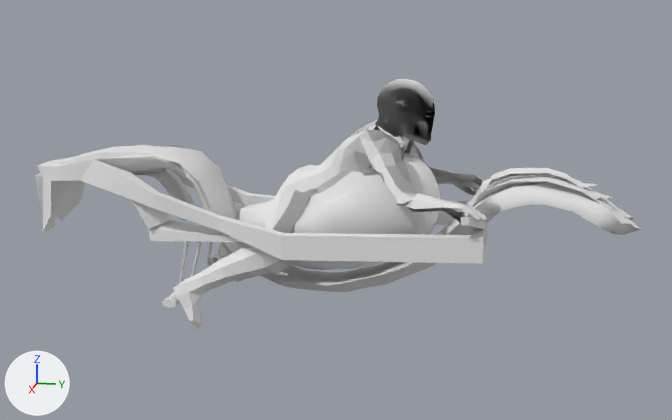
Two versions of the OBJ model data/Models/HardLightBike2.obj, one commit apart.
The view is the same before and after, from a 50 mm lens placed at (8.25, 1.85, 3.23), pointed at (0.0, 0.2, 1.16). Every picture has the same lights, and +X, +Y and +Z are marked at lower left. Where no turn or scale is listed for an object, it has been applied to the vertices. Vertices at the same position are counted once.

In view in the first picture: 'HardLightBike2'.
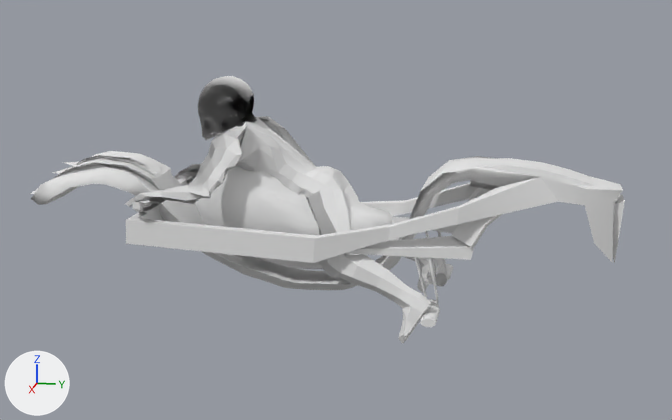
Commit message: Corrected bike lean the correct way for planes, Updated bike obj too

Where the change shows, as pixel boxes (x1, y1, x2, y2) in the pictures (672 x 420 px; the box of a moved part takes in the faces that stretch with it):
'HardLightBike2', reshaped (7% taller)
    before: (35, 79, 641, 329)
    after: (30, 76, 625, 344)
part 1 of me_hardlightbike2, moved or reshaped
    before: (162, 292, 180, 308)
    after: (438, 264, 453, 281)
part 2 of me_hardlightbike2, moved or reshaped
    before: (212, 253, 223, 259)
    after: (420, 306, 440, 327)
part 3 of me_hardlightbike2, moved or reshaped
    before: (35, 145, 641, 292)
    after: (30, 151, 625, 290)
part 4 of me_hardlightbike2, moved or reshaped
    before: (173, 120, 487, 329)
    after: (126, 116, 443, 344)
part 5 of me_hardlightbike2, moved or reshaped
    before: (375, 79, 435, 145)
    after: (198, 76, 257, 140)
part 6 of me_hardlightbike2, added
    after: (425, 231, 448, 286)
part 7 of me_hardlightbike2, added
    after: (415, 257, 439, 308)
part 8 of me_hardlightbike2, deleted
    before: (179, 241, 202, 283)
part 9 of me_hardlightbike2, deleted
    before: (207, 242, 223, 267)
part 10 of me_hardlightbike2, moved or reshaped
    before: (239, 153, 440, 270)
    after: (196, 166, 393, 269)

The change, as a diff of the scene's bpy script:
```diff
--- a/data/Models/HardLightBike2.obj.py
+++ b/data/Models/HardLightBike2.obj.py
@@ me_hardlightbike2 @@
 # used by ob_hardlightbike2; location = (0.0, 0.0, 0.0)
-me_hardlightbike2.from_pydata(...)  # 2151 vertices, 4298 faces; spans x -0.82..0.83, y -2.75..2.92, z 0.18..2.38
+me_hardlightbike2.from_pydata(...)  # 2148 vertices, 4297 faces; spans x -0.82..0.83, y -2.92..2.75, z 0.18..2.38
+# me_hardlightbike2 part 1: the loose piece of 42 vertices spanning x 0.38..0.8, y -1.23..-1.1, z 0.39..0.47 is turned 179.2 degrees about the z axis through the mesh origin
+# me_hardlightbike2 part 2: the loose piece of 42 vertices spanning x -0.82..-0.4, y -1.23..-1.1, z 0.39..0.47 is turned 179.2 degrees about the z axis through the mesh origin
+# me_hardlightbike2 part 3: the loose piece of 532 vertices spanning x -0.8..0.76, y -2.75..2.92, z 0.38..1.68 is turned 179.2 degrees about the z axis through the mesh origin
+# me_hardlightbike2 part 4: the loose piece of 548 vertices spanning x -0.79..0.83, y -1.17..1.61, z 0.18..1.99 is turned 179.2 degrees about the z axis through the mesh origin
+# me_hardlightbike2 part 5: the loose piece of 327 vertices spanning x -0.24..0.16, y 0.52..1.09, z 1.8..2.38 is turned 179.2 degrees about the z axis through the mesh origin
+# me_hardlightbike2 part 6: a new loose piece of 74 vertices spanning x -0.41..-0.33, y 0.99..1.22, z 0.37..0.94, in mat_lambert2sg (white #e7e7e7)
+# me_hardlightbike2 part 7: a new loose piece of 72 vertices spanning x 0.4..0.47, y 0.98..1.21, z 0.37..0.94, in mat_lambert2sg (white #e7e7e7)
+# me_hardlightbike2 part 8: the loose piece of 74 vertices spanning x 0.34..0.42, y -1.21..-0.99, z 0.37..0.94 is deleted
+# me_hardlightbike2 part 9: the loose piece of 74 vertices spanning x -0.46..-0.38, y -1.21..-0.99, z 0.37..0.94 is deleted
+# me_hardlightbike2 part 10: 1 vertex moved within x 0.0, y 0.0, z 1.47; 329 vertices removed from x -0.39..0.39, y -0.89..1.16, z 0.59..1.71; 341 vertices added at x -0.41..0.43, y -1.16..1.17, z 0.59..1.71
 me_hardlightbike2.materials.append(mat_lambert2sg)
```
